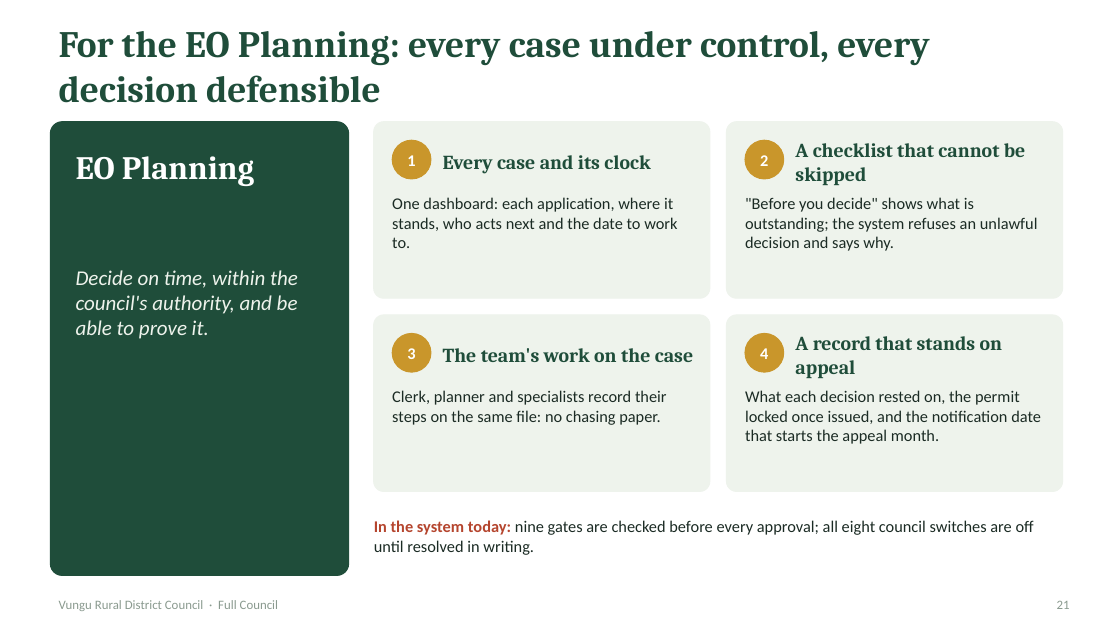
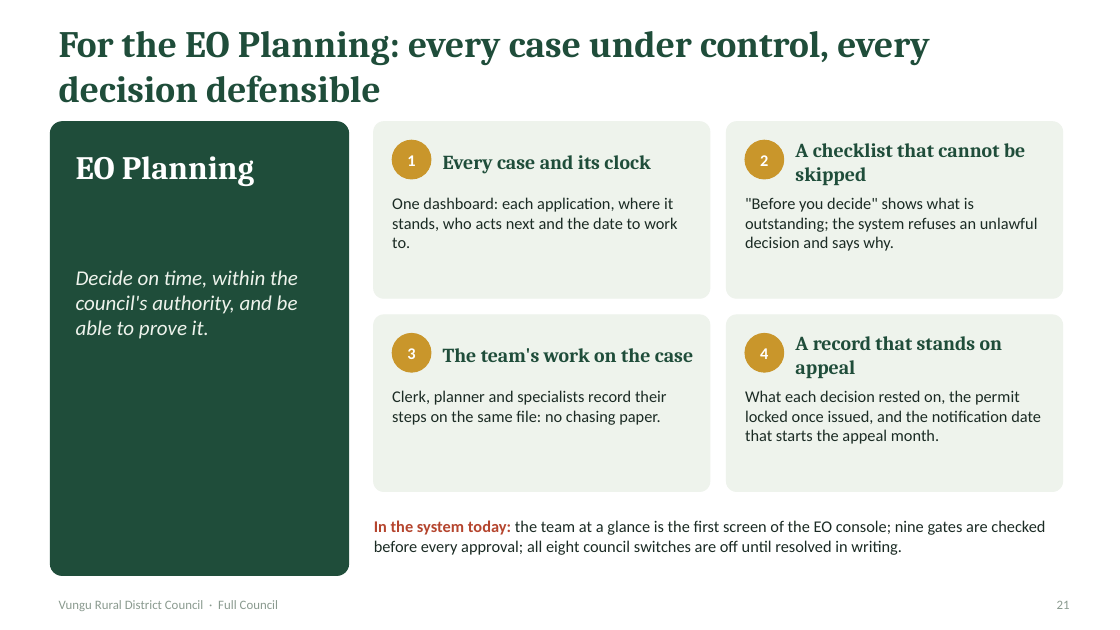
Before and after one commit to namz-lab/spartialiq, a slide deck: slide 21 of docs/presentations/Vungu Full Council - LAMIS planning showcase.pptx. Drawn at 1120x630 pixels with LibreOffice and Linux fonts; fonts in the diff are those of the drawing. Boxes give left, top, right and bottom in pixels: in the first picture for what was removed or moved away, otherwise in the second. Text is boxed around its words. In the diff, an @@ line names an element or a change of style, - is before the commit and + after.

```diff
--- a/docs/presentations/Vungu Full Council - LAMIS planning showcase.pptx
+++ b/docs/presentations/Vungu Full Council - LAMIS planning showcase.pptx
@@ text at <box>374,520,1045,555</box>: text changed @@
-In the system today: nine gates are checked before every approval; all eight council switches are off until resolved in writing.
+In the system today: the team at a glance is the first screen of the EO console; nine gates are checked before every approval; all eight council switches are off until resolved in writing.
```
Also in this commit, not shown: 1 slide added, 7 other files.
